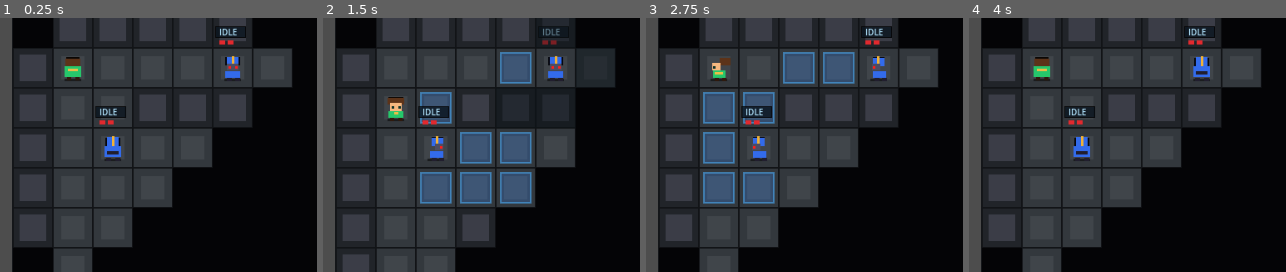
Above: before the commit, frames 1-4 (left to right).
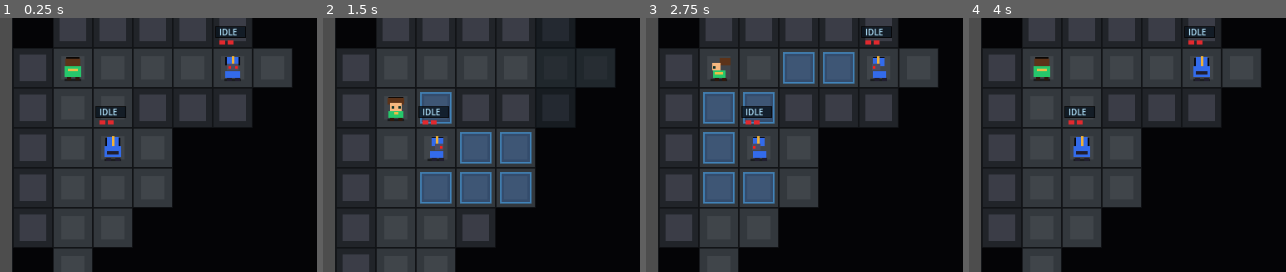
Above: after the commit, the same moments.

Repository: TreeGrassClanKindofLame/SimuRoundDemo
Game: Godot game, scene res://scenes/main.tscn
Same seed, same stepped clock (60 frames per second), same inputs: the game is played once before the commit and once after it.
Inputs:
- Up to frame 1 (0.25 s): no input
- Up to frame 2 (1.5 s): tap Enter at 0.5 s; hold D 0.53-1.28 s; tap R at 0.6 s; tap Space at 1.25 s; hold S from 1.28 s (still down); tap V at 1.35 s
- Up to frame 3 (2.75 s): tap Enter at 2 s; release S at 2.03 s; hold D from 2.03 s (still down); tap R at 2.1 s
- Up to frame 4 (4 s): tap Space at 2.75 s; release D at 2.78 s; hold W 2.78-3.53 s; tap V at 2.85 s; tap Enter at 3.5 s; hold A from 3.53 s (still down); tap R at 3.6 s
The pictures show only the part of the screen within x 0-50%, y 30-80%; the shares and areas given below are measured in that part.

The runs differ from the first frame. In frame 1, 1.9% of the frame differs, in the area x 54-67%, y 43-59%; in frame 2, 4.0%, in the area x 55-80%, y 3-59%; in frame 3, 1.9%; in frame 4, 1.9%.

Commit message:
优化玩家视野（阻挡后视野）

Diff:
--- a/scripts/main.gd
+++ b/scripts/main.gd
@@ -623,57 +623,89 @@
 
 func _player_visible_cells() -> Dictionary:
 	var visible_cells := {}
+	var visible_floor_cells: Array[Vector2i] = []
 	for y in range(_map_height()):
 		for x in range(_map_width()):
 			var cell := Vector2i(x, y)
 			if _is_cell_in_player_vision(cell):
 				visible_cells[_cell_key(cell)] = true
-
+				if not _is_wall(cell):
+					visible_floor_cells.append(cell)
+
+	_add_walls_adjacent_to_visible_floors(visible_cells, visible_floor_cells)
 	return visible_cells
+
+func _add_walls_adjacent_to_visible_floors(visible_cells: Dictionary, visible_floor_cells: Array[Vector2i]) -> void:
+	for floor_cell in visible_floor_cells:
+		for direction in [DIR_UP, DIR_DOWN, DIR_LEFT, DIR_RIGHT]:
+			var wall_cell: Vector2i = floor_cell + direction
+			if not _is_inside_map(wall_cell):
+				continue
+			if not _is_wall(wall_cell):
+				continue
+			if _manhattan_distance(player_pos, wall_cell) > PLAYER_VISION_RANGE:
+				continue
+			visible_cells[_cell_key(wall_cell)] = true
 
 func _is_cell_in_player_vision(cell: Vector2i) -> bool:
 	if not _is_inside_map(cell):
 		return false
 	if _manhattan_distance(player_pos, cell) > PLAYER_VISION_RANGE:
 		return false
-	return _has_unblocked_shortest_vision_path(player_pos, cell)
-
-func _has_unblocked_shortest_vision_path(from: Vector2i, to: Vector2i) -> bool:
+	return _has_player_line_of_sight(player_pos, cell)
+
+func _has_player_line_of_sight(from: Vector2i, to: Vector2i) -> bool:
 	if from == to:
 		return true
 
-	var queue: Array[Vector2i] = [from]
-	var visited := {}
-	visited[_cell_key(from)] = true
-
-	while queue.size() > 0:
-		var cell: Vector2i = queue.pop_front()
-		var current_distance := _manhattan_distance(cell, to)
-		for neighbor in _cardinal_neighbors(cell):
-			if not _is_inside_map(neighbor):
-				continue
-			if _manhattan_distance(neighbor, to) >= current_distance:
-				continue
-			if neighbor != to and _is_wall(neighbor):
-				continue
-			if neighbor == to:
-				return true
-
-			var neighbor_key := _cell_key(neighbor)
-			if visited.has(neighbor_key):
-				continue
-			visited[neighbor_key] = true
-			queue.append(neighbor)
+	var delta: Vector2i = to - from
+	var x_steps: int = int(abs(delta.x))
+	var y_steps: int = int(abs(delta.y))
+	var step_x: int = 0
+	var step_y: int = 0
+	if delta.x > 0:
+		step_x = 1
+	elif delta.x < 0:
+		step_x = -1
+	if delta.y > 0:
+		step_y = 1
+	elif delta.y < 0:
+		step_y = -1
+
+	var current: Vector2i = from
+	var x_progress: int = 0
+	var y_progress: int = 0
+	while x_progress < x_steps or y_progress < y_steps:
+		var decision: int = (1 + 2 * x_progress) * y_steps - (1 + 2 * y_progress) * x_steps
+		if decision == 0:
+			var side_x := current + Vector2i(step_x, 0)
+			var side_y := current + Vector2i(0, step_y)
+			if _is_closed_vision_corner(side_x, side_y):
+				return false
+			current += Vector2i(step_x, step_y)
+			x_progress += 1
+			y_progress += 1
+		elif decision < 0:
+			current += Vector2i(step_x, 0)
+			x_progress += 1
+		else:
+			current += Vector2i(0, step_y)
+			y_progress += 1
+
+		if not _is_inside_map(current):
+			return false
+		if current == to:
+			return true
+		if _is_wall(current):
+			return false
 
 	return false
 
-func _cardinal_neighbors(cell: Vector2i) -> Array[Vector2i]:
-	return [
-		cell + DIR_UP,
-		cell + DIR_DOWN,
-		cell + DIR_LEFT,
-		cell + DIR_RIGHT,
-	]
+func _is_closed_vision_corner(side_a: Vector2i, side_b: Vector2i) -> bool:
+	return _is_player_vision_blocker(side_a) and _is_player_vision_blocker(side_b)
+
+func _is_player_vision_blocker(cell: Vector2i) -> bool:
+	return not _is_inside_map(cell) or _is_wall(cell)
 
 func _manhattan_distance(a: Vector2i, b: Vector2i) -> int:
 	return abs(a.x - b.x) + abs(a.y - b.y)
--- a/tests/turn_resolution_tests.gd
+++ b/tests/turn_resolution_tests.gd
@@ -27,10 +27,15 @@
 	_test_multiple_enemies_contest_player_vacated_cell()
 	_test_player_back_hit_kills_enemy()
 	_test_newly_alerted_enemy_chases_on_next_action()
-	_test_initial_fog_reveals_path_limited_vision()
-	_test_fog_blocks_cells_behind_shortest_path_wall()
+	_test_initial_fog_reveals_line_of_sight_limited_vision()
+	_test_fog_blocks_cells_behind_line_of_sight_wall()
+	_test_fog_blocks_diagonal_corner_line_of_sight()
+	_test_fog_allows_open_diagonal_corner_line_of_sight()
+	_test_fog_blocks_closed_diagonal_corner_line_of_sight()
+	_test_fog_reveals_walls_next_to_visible_floors()
 	_test_fog_clear_cells_become_thin_after_player_moves()
 	_test_fog_hides_enemies_outside_clear_cells()
+	_test_fog_hides_closed_corner_blocked_enemies()
 	_test_random_resolution_invariants()
 
 	if failures.size() > 0:
@@ -251,7 +256,7 @@
 	_expect_true("alert: enemy moves on next action", main.enemies[0]["pos"] != position_after_alert)
 	_free_main(main)
 
-func _test_initial_fog_reveals_path_limited_vision() -> void:
+func _test_initial_fog_reveals_line_of_sight_limited_vision() -> void:
 	var main := _new_main()
 
 	_expect_eq("initial fog: player cell clear", main._fog_state(Vector2i(1, 1)), FOG_CLEAR)
@@ -260,12 +265,42 @@
 	_expect_eq("initial fog: first wall visible", main._fog_state(Vector2i(3, 2)), FOG_CLEAR)
 	_free_main(main)
 
-func _test_fog_blocks_cells_behind_shortest_path_wall() -> void:
+func _test_fog_blocks_cells_behind_line_of_sight_wall() -> void:
 	var main := _new_main()
 	_set_units(main, Vector2i(3, 1), DIR_DOWN, [])
 
-	_expect_eq("fog blocked shortest path: blocking wall visible", main._fog_state(Vector2i(3, 2)), FOG_CLEAR)
-	_expect_eq("fog blocked shortest path: cell behind wall dense", main._fog_state(Vector2i(3, 4)), FOG_DENSE)
+	_expect_eq("fog blocked line of sight: blocking wall visible", main._fog_state(Vector2i(3, 2)), FOG_CLEAR)
+	_expect_eq("fog blocked line of sight: cell behind wall dense", main._fog_state(Vector2i(3, 4)), FOG_DENSE)
+	_free_main(main)
+
+func _test_fog_blocks_diagonal_corner_line_of_sight() -> void:
+	var main := _new_main()
+	_set_units(main, Vector2i(1, 1), DIR_RIGHT, [])
+
+	_expect_eq("fog corner line of sight: grazing wall visible", main._fog_state(Vector2i(3, 2)), FOG_CLEAR)
+	_expect_eq("fog corner line of sight: corner-blocked floor dense", main._fog_state(Vector2i(4, 3)), FOG_DENSE)
+	_free_main(main)
+
+func _test_fog_allows_open_diagonal_corner_line_of_sight() -> void:
+	var main := _new_main()
+	_set_units(main, Vector2i(1, 1), DIR_RIGHT, [])
+
+	_expect_eq("fog open diagonal corner: floor beside single wall clear", main._fog_state(Vector2i(3, 3)), FOG_CLEAR)
+	_free_main(main)
+
+func _test_fog_blocks_closed_diagonal_corner_line_of_sight() -> void:
+	var main := _new_main()
+	_set_units(main, Vector2i(4, 4), DIR_RIGHT, [])
+
+	_expect_eq("fog closed diagonal corner: floor behind paired walls dense", main._fog_state(Vector2i(6, 2)), FOG_DENSE)
+	_free_main(main)
+
+func _test_fog_reveals_walls_next_to_visible_floors() -> void:
+	var main := _new_main()
+	_set_units(main, Vector2i(1, 1), DIR_RIGHT, [])
+
+	_expect_eq("fog adjacent wall reveal: wall beside visible floor clear", main._fog_state(Vector2i(4, 2)), FOG_CLEAR)
+	_expect_eq("fog adjacent wall reveal: out-of-range wall remains dense", main._fog_state(Vector2i(6, 0)), FOG_DENSE)
 	_free_main(main)
 
 func _test_fog_clear_cells_become_thin_after_player_moves() -> void:
@@ -287,6 +322,15 @@
 
 	_expect_true("fog hidden enemies: near enemy visible", main._should_draw_enemy(main.enemies[0]))
 	_expect_true("fog hidden enemies: far enemy hidden", not main._should_draw_enemy(main.enemies[1]))
+	_free_main(main)
+
+func _test_fog_hides_closed_corner_blocked_enemies() -> void:
+	var main := _new_main()
+	_set_units(main, Vector2i(4, 4), DIR_RIGHT, [
+		_make_enemy(main, "corner_blocked_enemy", Vector2i(6, 2), DIR_LEFT, STATE_IDLE),
+	])
+
+	_expect_true("fog hidden enemies: closed-corner enemy hidden", not main._should_draw_enemy(main.enemies[0]))
 	_free_main(main)
 
 func _test_random_resolution_invariants() -> void:
